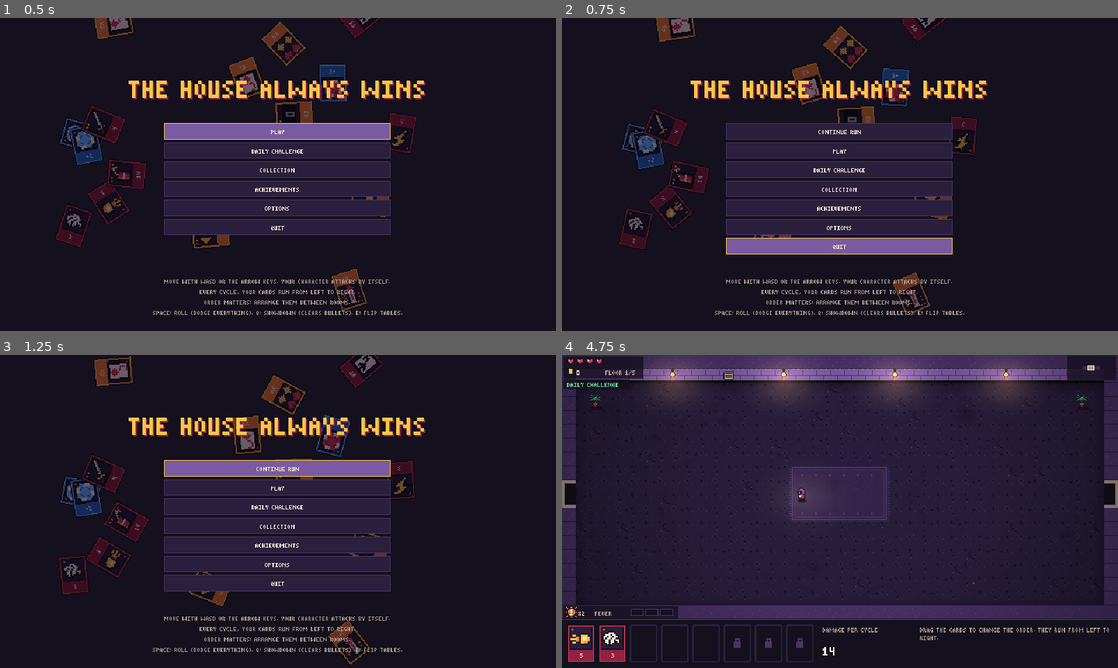
Above: before the commit, frames 1-4 (two rows, left to right).
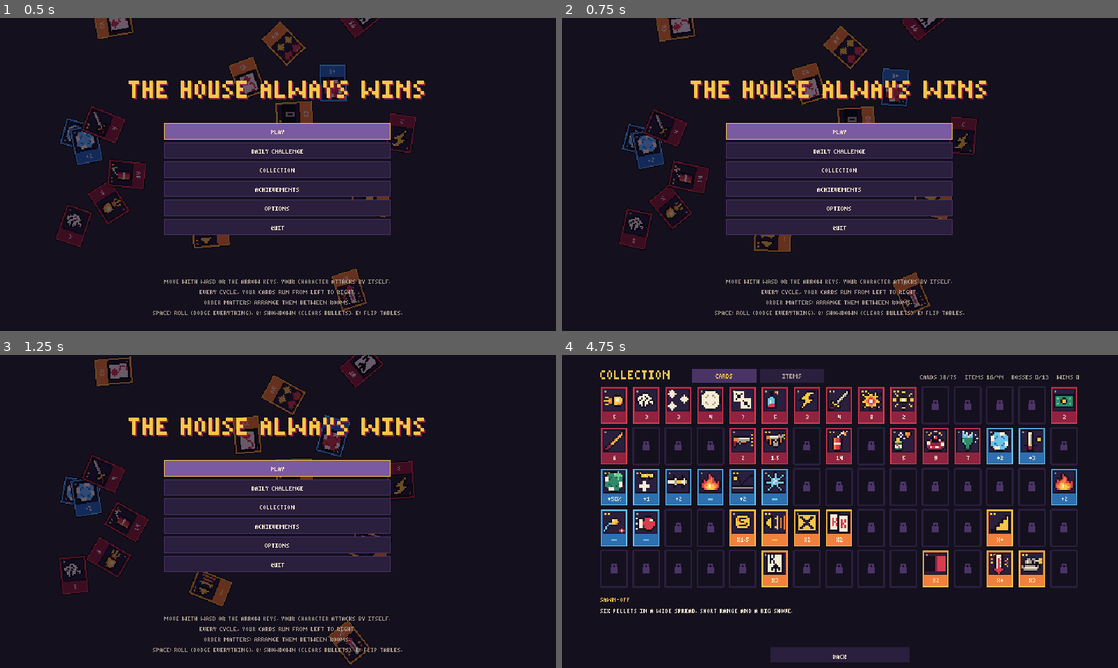
Above: after the commit, the same moments.

Repository: jcamara1240-hub/la-casa-siempre-gana
Game: Godot game, scene res://scenes/main.tscn
The game is run twice, just before and just after one commit, with the same random seed, the same clock (stepped at 60 frames per second) and the same inputs.
Inputs (mouse positions are in pixels of both pictures, inside the frame that each line leads up to):
- Up to frame 1 (0.5 s): no input
- Up to frame 2 (0.75 s): tap Enter at 0.5 s; drag from (840, 305) to (895, 105) at 0.52 s
- Up to frame 3 (1.25 s): no input
- Up to frame 4 (4.75 s): drag from (840, 511) to (812, 574) at 1.27 s; tap Space at 2, 3.77 s; move the mouse to (840, 511) at 2.02 s; hold Right 2.03-2.75 s; tap E at 2.1 s; click (840, 511) at 2.17 s; drag from (812, 574) to (673, 464) at 2.77 s; move the mouse to (1006, 558) at 3.52 s; hold Left 3.53-4.25 s; tap F at 3.6 s; drag from (673, 464) to (756, 433) at 4.27 s

Frame 1 is identical in both runs. In frame 2, 4.6% of the frame differs, in the area x 29-71%, y 33-76%; in frame 3, 2.5%; in frame 4, 56%, in the area x 0-100%, y 0-99%.

Commit message:
Arregla que la partida empezara por debajo de la selección de personaje

Diff:
--- a/scripts/main.gd
+++ b/scripts/main.gd
@@ -166,7 +166,6 @@
 	_barra.sustitucion_cancelada.connect(_cerrar_selector)
 	_pantalla.aceptada.connect(_al_cerrar_final)
 	_pantalla.seguir_infinito.connect(_seguir_infinito)
-	_menu.jugar.connect(empezar_partida)
 	_menu.continuar.connect(_reanudar)
 	_menu.ir_a_portada.connect(_ir_al_menu)
 	_crear_pantallas_extra()
